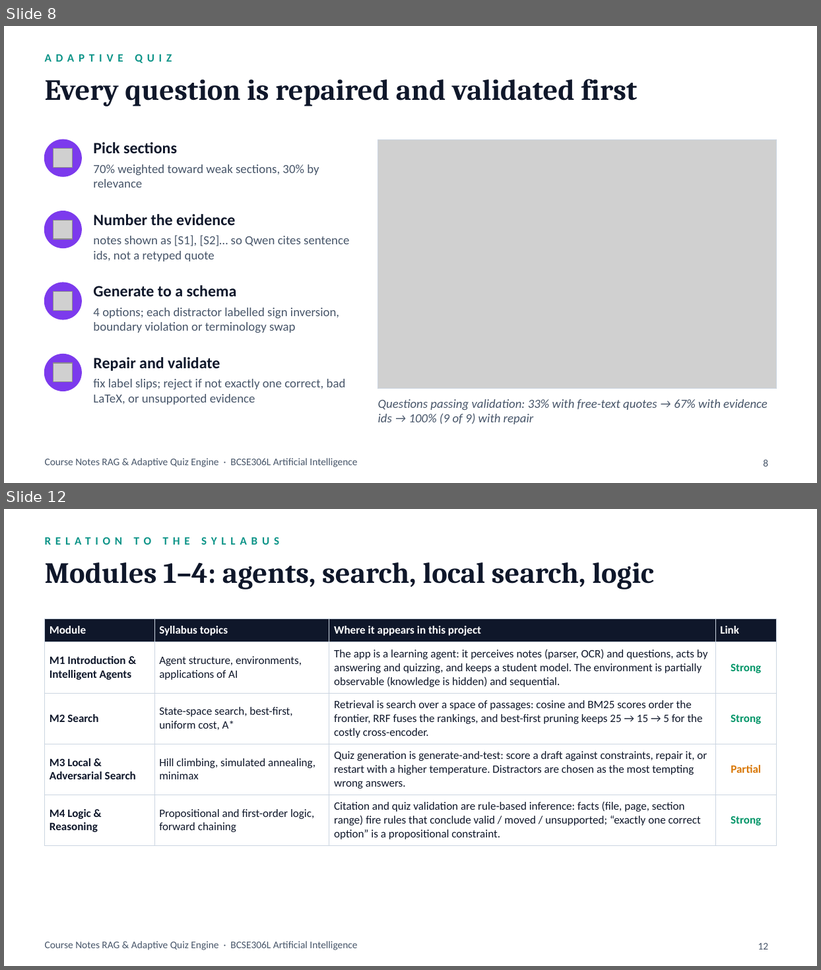
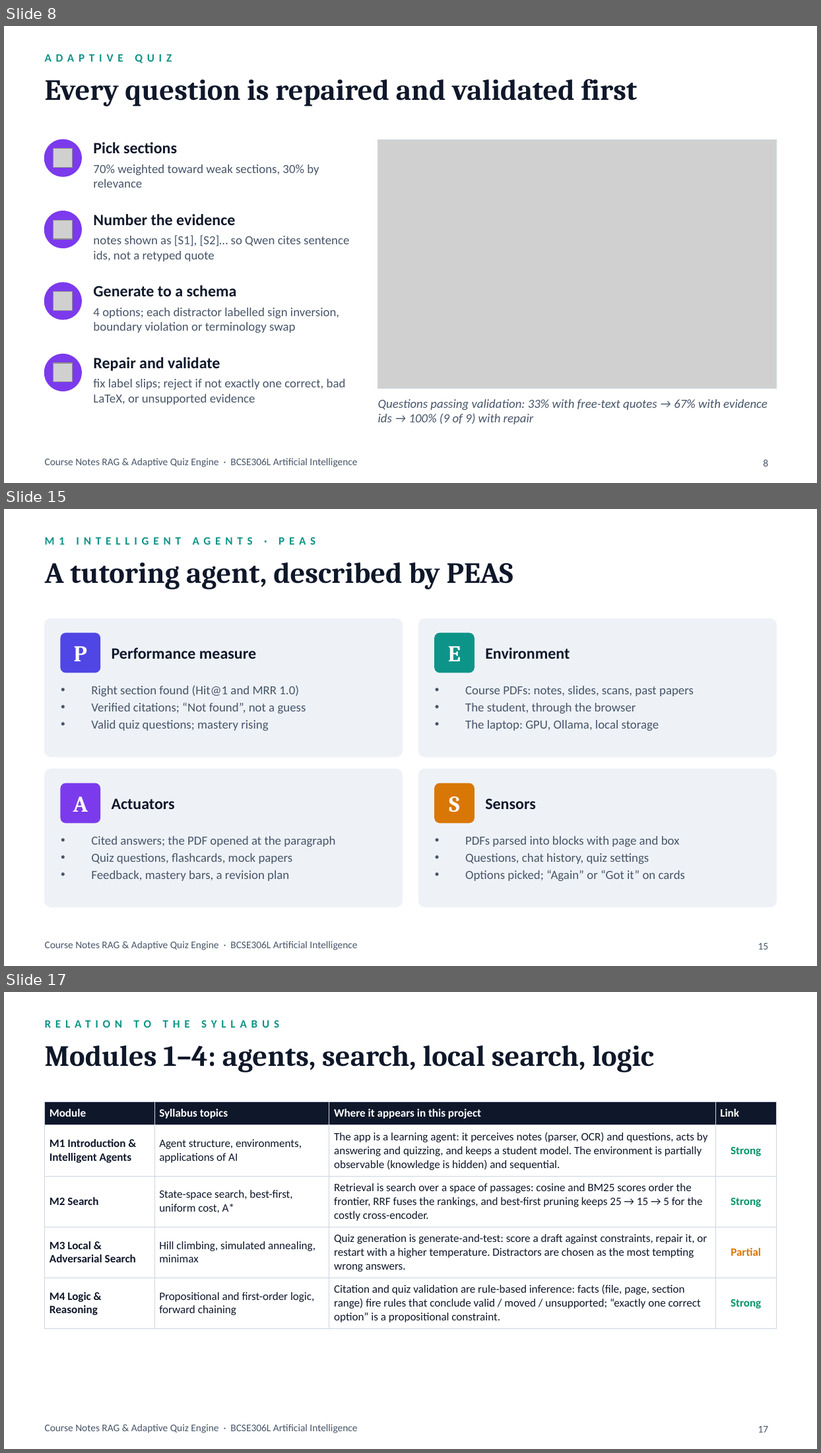
Before and after one commit to RoyceRRNS/AI_Project, a slide deck: docs/presentation/Course_Notes_RAG_Demo.pptx. Shown one above the other, each under a label of ours: slides 8 and 12 before the commit, slides 8, 15 and 17 after it; the slides between them are not shown. The pictures are 821x970 and 821x1453 pixels, drawn with LibreOffice and Linux fonts; fonts in the diff are those of the drawing; grey boxes stand for pictures. Boxes give left, top, right and bottom in pixels: in the first picture for what was removed or moved away, otherwise in the second. Text is boxed around its words. In the diff, an @@ line names an element or a change of style, - is before the commit and + after.

```diff
--- a/docs/presentation/Course_Notes_RAG_Demo.pptx
+++ b/docs/presentation/Course_Notes_RAG_Demo.pptx
@@ slide 15 added at <box>4,509,817,966</box>, background #FFFFFF; not listed: 1 template element that a slide beside it also shows @@
@@ text added at <box>45,537,316,545</box>, 10 pt, text #0D9488, bold @@
+M1 INTELLIGENT AGENTS · PEAS
@@ title added at <box>45,562,514,590</box>, 26 pt, text #0F172A, bold @@
+A tutoring agent, described by PEAS
@@ rounded rectangle added at <box>45,619,403,757</box>, fill #EEF2F7, outline #EEF2F7 0.75 pt @@
@@ rounded rectangle added at <box>418,619,776,757</box>, fill #EEF2F7, outline #EEF2F7 0.75 pt @@
@@ rounded rectangle added at <box>61,633,100,673</box>, fill #4F46E5, outline #4F46E5 1 pt @@
@@ text added at <box>74,646,87,661</box>, 20 pt, text #FFFFFF, bold @@
+P
@@ rounded rectangle added at <box>435,633,474,673</box>, fill #0D9488, outline #0D9488 1 pt @@
@@ text added at <box>448,646,461,661</box>, 20 pt, text #FFFFFF, bold @@
+E
@@ text added at <box>112,648,256,659</box>, 14 pt, text #0F172A, bold @@
+Performance measure
@@ text added at <box>485,648,570,659</box>, 14 pt, text #0F172A, bold @@
+Environment
@@ text added at <box>91,685,306,731</box>, 11 pt, text #475569 @@
+• Right section found (Hit@1 and MRR 1.0)
+• Verified citations; “Not found”, not a guess
+• Valid quiz questions; mastery rising
@@ text added at <box>465,686,694,731</box>, 11 pt, text #475569 @@
+• Course PDFs: notes, slides, scans, past papers
+• The student, through the browser
+• The laptop: GPU, Ollama, local storage
@@ rounded rectangle added at <box>45,769,403,908</box>, fill #EEF2F7, outline #EEF2F7 0.75 pt @@
@@ rounded rectangle added at <box>61,784,100,823</box>, fill #7C3AED, outline #7C3AED 1 pt @@
@@ rounded rectangle added at <box>418,769,776,908</box>, fill #EEF2F7, outline #EEF2F7 0.75 pt @@
@@ rounded rectangle added at <box>435,784,474,823</box>, fill #D97706, outline #D97706 1 pt @@
@@ text added at <box>73,797,88,812</box>, 20 pt, text #FFFFFF, bold @@
+A
@@ text added at <box>112,799,175,809</box>, 14 pt, text #0F172A, bold @@
+Actuators
@@ text added at <box>449,797,459,813</box>, 20 pt, text #FFFFFF, bold @@
+S
@@ text added at <box>485,799,536,809</box>, 14 pt, text #0F172A, bold @@
+Sensors
@@ text added at <box>91,836,335,881</box>, 11 pt, text #475569 @@
+• Cited answers; the PDF opened at the paragraph
+• Quiz questions, flashcards, mock papers
+• Feedback, mastery bars, a revision plan
@@ text added at <box>465,836,685,881</box>, 11 pt, text #475569 @@
+• PDFs parsed into blocks with page and box
+• Questions, chat history, quiz settings
+• Options picked; “Again” or “Got it” on cards
@@ page number added at <box>758,943,769,950</box>, 9 pt, text #475569 @@
+15
@@ what was slide 12 is now slide 17 @@
@@ page number at <box>758,1426,769,1433</box>: text changed @@
-12
+17
```
Also in this commit, not shown: 4 slides changed, 4 other slides added, 4 other files.
